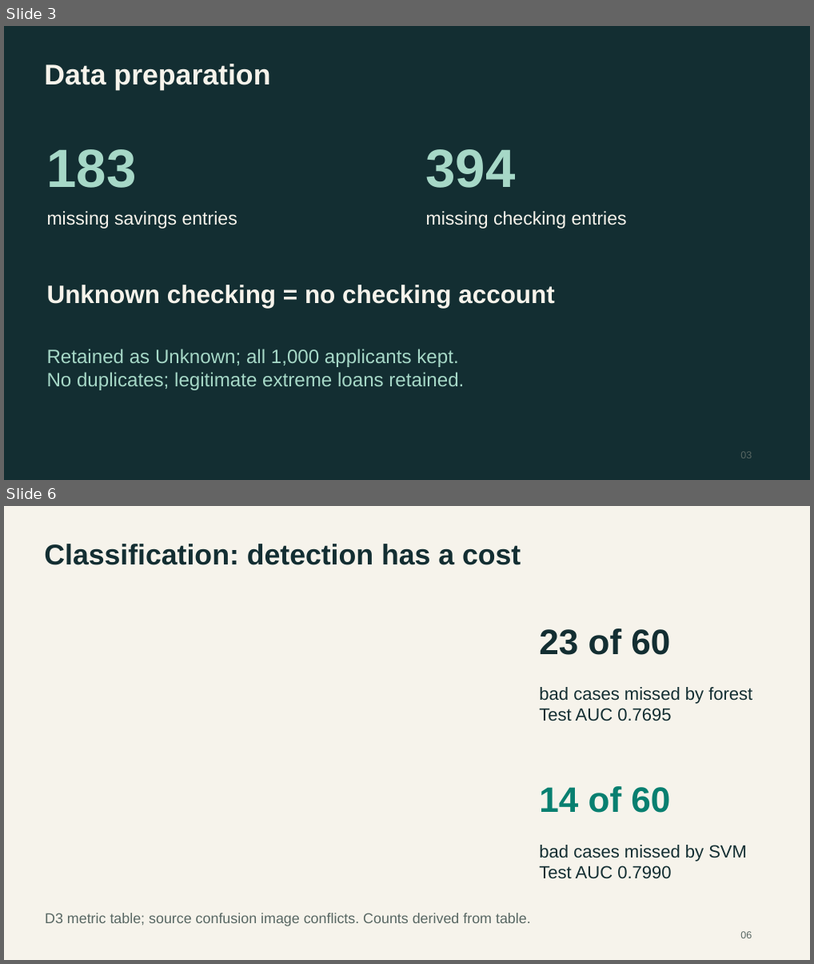
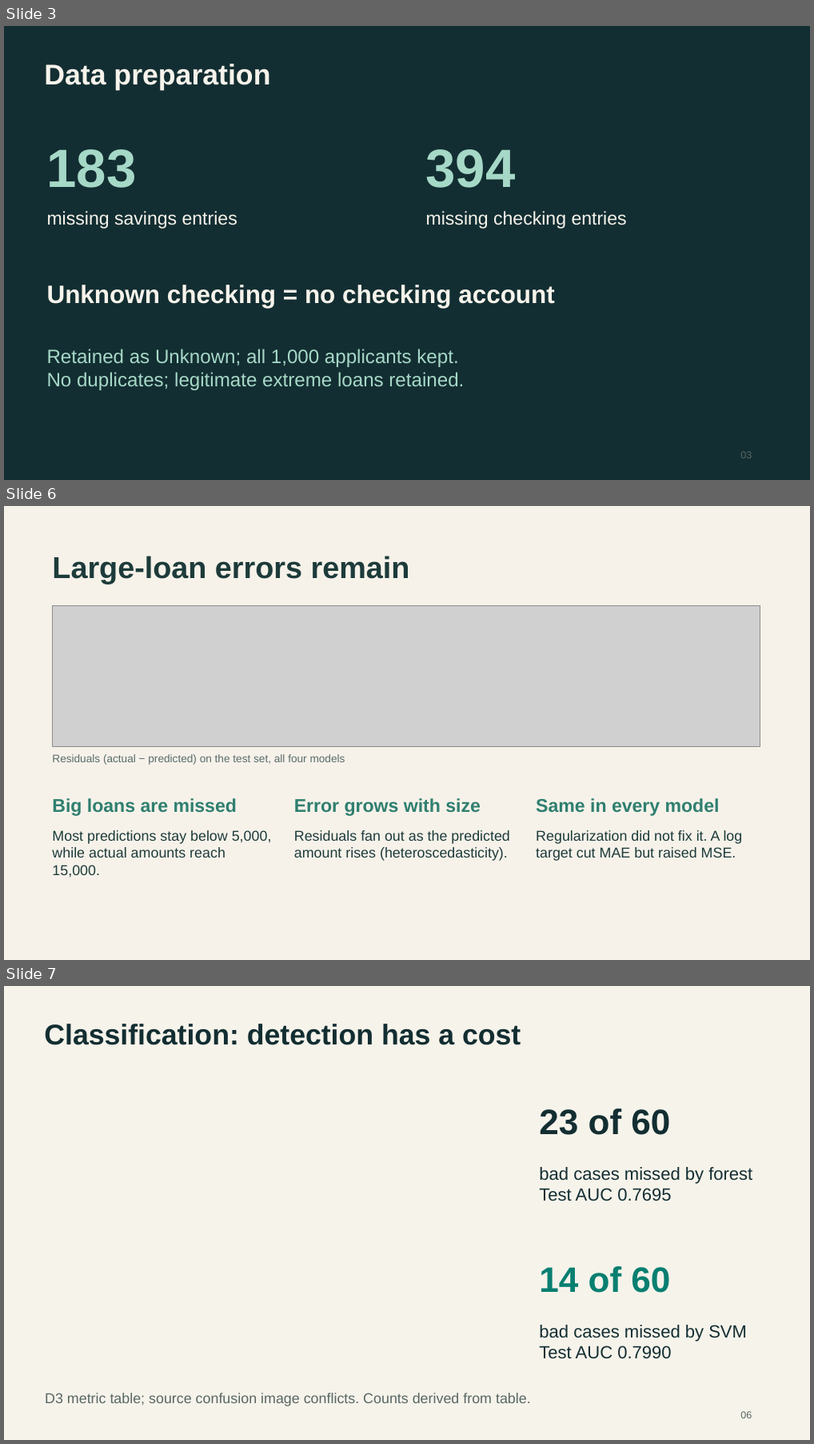
Before and after one commit to lebm646/MSCS_634_Deliverable_4, a slide deck: MSCS_634_Presentation.pptx. Shown one above the other, each under a label of ours: slides 3 and 6 before the commit, slides 3, 6 and 7 after it; the slides between them are not shown. The pictures are 814x964 and 814x1444 pixels, drawn with LibreOffice and Linux fonts; fonts in the diff are those of the drawing; grey boxes stand for pictures. Boxes give left, top, right and bottom in pixels: in the first picture for what was removed or moved away, otherwise in the second. Text is boxed around its words. In the diff, an @@ line names an element or a change of style, - is before the commit and + after.

```diff
--- a/MSCS_634_Presentation.pptx
+++ b/MSCS_634_Presentation.pptx
@@ slide 6 added at [4, 506, 810, 960], background #F6F2EA @@
@@ text added at [52, 556, 410, 584], 36 pt, text #1D3B3A, bold @@
+Large-loan errors remain
@@ picture added at [52, 606, 760, 746] @@
@@ text added at [52, 754, 346, 764], 13 pt, text #5A6B6A @@
+Residuals (actual − predicted) on the test set, all four models
@@ text added at [52, 798, 237, 816], 22 pt, text #2F7F6F, bold @@
+Big loans are missed
@@ text added at [294, 798, 481, 816], 22 pt, text #2F7F6F, bold @@
+Error grows with size
@@ text added at [536, 798, 720, 816], 22 pt, text #2F7F6F, bold @@
+Same in every model
@@ text added at [52, 830, 272, 877], 17 pt, text #1D3B3A @@
+Most predictions stay below 5,000, while actual amounts reach 15,000.
@@ text added at [294, 830, 510, 860], 17 pt, text #1D3B3A @@
+Residuals fan out as the predicted amount rises (heteroscedasticity).
@@ text added at [536, 830, 743, 860], 17 pt, text #1D3B3A @@
+Regularization did not fix it. A log target cut MAE but raised MSE.
@@ what was slide 6 is now slide 7 @@
```
Also in this commit, not shown: 2 other slides added, 2 slides removed.
